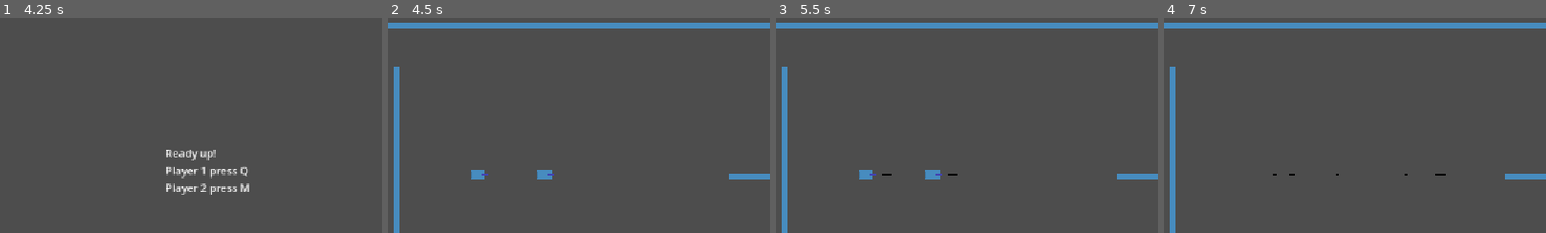
Above: before the commit, frames 1-4 (left to right).
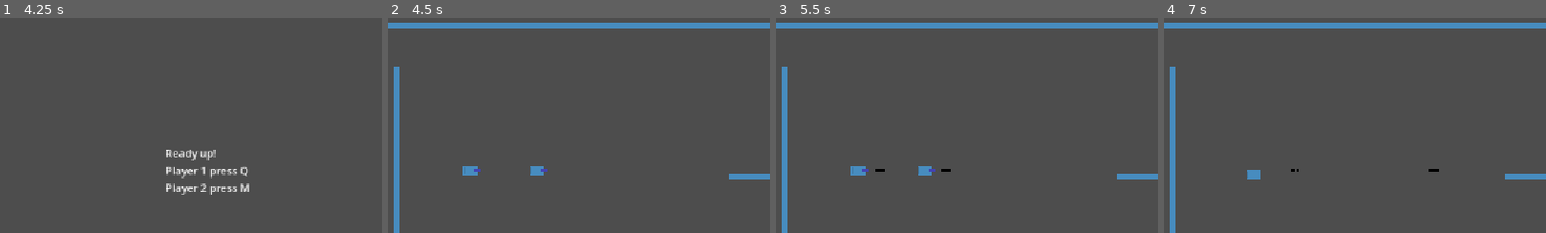
Above: after the commit, the same moments.

Repository: JoeyGiordano/TankTrouble2
Game: Godot game, scene res://game_container/game_container.tscn
Same seed, same stepped clock (60 frames per second), same inputs: the game is played once before the commit and once after it. The engine's default icon, where the game draws it, is replaced by a stand-in: a white triangle on a blue panel in a dark square.
Inputs:
- Up to frame 1 (4.25 s): click "[CutSceneOver]" at 0.5 s; click "Play" at 1.25 s; tap Q (tank1_shoot) at 2, 2.75, 3.5 s; hold 9 2.03-2.78 s; tap 4 at 2.3, 2.85, 3.8 s; tap 9 at 3.05 s; hold Q (tank1_shoot) from 3.53 s (still down)
- Up to frame 2 (4.5 s): release Q (tank1_shoot) at 4.28 s; tap M (tank2_shoot) at 4.35 s
- Up to frame 3 (5.5 s): tap 9 at 4.55 s; tap Enter at 5 s; hold 9 from 5.03 s (still down); tap 4 at 5.3 s
- Up to frame 4 (7 s): tap ' (DEBUG_COMMAND, bound only after the commit) at 5.65 s; release 9 at 5.78 s; tap 4 at 5.85, 6.8 s; tap 9 at 6.05 s; tap Space at 6.5 s; hold 9 from 6.53 s (still down)
The pictures show only the part of the screen within x 11-61%, y 0-50%; the shares and areas given below are measured in that part.

Frame 1 is identical in both runs. In frame 2, 0.5% of the frame differs, in the area x 19-44%, y 68-76%; in frame 3, 0.6%, in the area x 19-48%, y 68-76%; in frame 4, 0.3%.

Commit message:
Take like10 million

Diff:
--- a/game/gun/default_gun/default_gun.tscn
+++ /dev/null
@@ -1,18 +0,0 @@
-[gd_scene load_steps=3 format=3 uid="uid://cj5vegfgtuubx"]
-
-[ext_resource type="Script" uid="uid://cgubog5r5kaxx" path="res://game/gun/default_gun/default_gun.gd" id="1_eti07"]
-[ext_resource type="Texture2D" uid="uid://dxe5rsvu84bgc" path="res://icon.svg" id="2_y57g7"]
-
-[node name="DefaultGun" type="Node2D"]
-script = ExtResource("1_eti07")
-
-[node name="BarrelSprite" type="Sprite2D" parent="."]
-modulate = Color(0.942703, 0.481239, 0.933172, 1)
-position = Vector2(10.875, -4.47035e-08)
-scale = Vector2(10.25, 4)
-texture = ExtResource("2_y57g7")
-region_enabled = true
-region_rect = Rect2(63, 68, 1, 1)
-
-[node name="Guntip" type="Node2D" parent="."]
-position = Vector2(19, 0)
--- a/game/gun/do_nothing_gun.tscn
+++ /dev/null
@@ -1,6 +0,0 @@
-[gd_scene load_steps=2 format=3 uid="uid://cxfgg320kh365"]
-
-[ext_resource type="Script" uid="uid://bw3jcydc42psk" path="res://game/gun/gun.gd" id="1_m063o"]
-
-[node name="DoNothingGun" type="Node2D"]
-script = ExtResource("1_m063o")
--- a/game/gun/gun.gd
+++ /dev/null
@@ -1,20 +0,0 @@
-extends Node2D
-class_name Gun
-
-
-func shoot() :
-	#should be overridden by child class
-	#print("shot fired")
-	pass
-
-func forward() -> Vector2 :
-	return transform.x
-
-func backward() -> Vector2 :
-	return -transform.x
-
-func left() -> Vector2 :
-	return -transform.y
-
-func right() -> Vector2 :
-	return transform.y
--- a/game/tank/gun_holder.gd
+++ /dev/null
@@ -1,30 +0,0 @@
-extends Node2D
-class_name GunHolder
-
-@onready var tank : Tank = get_parent().get_parent()
-
-@onready var do_nothing_gun : PackedScene = preload("res://game/gun/do_nothing_gun.tscn")
-@onready var default_gun : PackedScene = preload("res://game/gun/default_gun/default_gun.tscn")
-
-@onready var gun_dict = {
-	"do_nothing" : do_nothing_gun,
-	"default" : default_gun
-}
-
-func switch_to_gun(gun_scene_name : String) :
-	#switch to a scene with the name scene_name
-	var gun_scene : PackedScene = get_gun_scene(gun_scene_name)
-	get_current_gun().queue_free()
-	var g : Gun = gun_scene.instantiate()
-	add_child(g)
-	tank.collision_polygon.set_polygon_by_gun_name(gun_scene_name)
-
-func get_gun_scene(gun_scene_name : String) -> PackedScene:
-	#return the PackedScene with the name scene_name, or return a random stage
-	if !gun_dict.has(gun_scene_name) :
-		print("Scene " + gun_scene_name + " is not in scene dict.")
-		return do_nothing_gun
-	return gun_dict[gun_scene_name]
-
-func get_current_gun() -> Gun :
-	return get_child(0)
--- a/game/gun/default_gun/default_gun.gd
+++ b/game/tank/loadouts/basic/basic_tankloadout.gd
@@ -1,7 +1,7 @@
-extends Gun
-class_name DefaultGun
+extends TankLoadout
+class_name BasicTankLoadout
 
-@onready var guntip : Node2D = $Guntip
+@onready var guntip = $Guntip
 
 var max_bullets : int = 5
 var bullets : Array[DefaultBullet] = []
@@ -13,7 +13,7 @@
 	update_bullets()
 	if bullets.size() == max_bullets : return
 
-	var b = DefaultBullet.instantiate(guntip.global_position, 100, forward(), 7)
+	var b = DefaultBullet.instantiate(guntip.global_position, 100, tank_rigidbody.forward(), 7)
 	bullets.append(b)
 	#play shoot sound and anim
 
--- /dev/null
+++ b/game/tank/loadouts/basic/basic_tankloadout.tscn
@@ -0,0 +1,33 @@
+[gd_scene load_steps=3 format=3 uid="uid://2su3htx11obo"]
+
+[ext_resource type="Texture2D" uid="uid://dxe5rsvu84bgc" path="res://icon.svg" id="1_sioxr"]
+[ext_resource type="Script" uid="uid://cevvdvskheoas" path="res://game/tank/loadouts/basic/basic_tankloadout.gd" id="1_vab7l"]
+
+[node name="BasicTankloadout" type="CollisionPolygon2D"]
+polygon = PackedVector2Array(-11, -7, 11, -7, 11, -2, 16, -2, 16, 2, 11, 2, 11, 7, -11, 7)
+script = ExtResource("1_vab7l")
+
+[node name="BodySprite" type="Sprite2D" parent="."]
+scale = Vector2(22, 14)
+texture = ExtResource("1_sioxr")
+region_enabled = true
+region_rect = Rect2(63, 68, 1, 1)
+
+[node name="BackIcon" type="Sprite2D" parent="."]
+modulate = Color(0.858218, 0.858218, 0.858218, 1)
+position = Vector2(-9.25, 0.25)
+scale = Vector2(2.5, 9.5)
+texture = ExtResource("1_sioxr")
+region_enabled = true
+region_rect = Rect2(63, 68, 1, 1)
+
+[node name="BarrelSprite" type="Sprite2D" parent="."]
+modulate = Color(0.942703, 0.481239, 0.933172, 1)
+position = Vector2(10.875, -4.47035e-08)
+scale = Vector2(10.25, 4)
+texture = ExtResource("1_sioxr")
+region_enabled = true
+region_rect = Rect2(63, 68, 1, 1)
+
+[node name="Guntip" type="Node2D" parent="."]
+position = Vector2(20, 0)
--- /dev/null
+++ b/game/tank/loadouts/empty_tankloadout.tscn
@@ -0,0 +1,22 @@
+[gd_scene load_steps=3 format=3 uid="uid://b5mo3dhrqjo2c"]
+
+[ext_resource type="Script" uid="uid://bookqmunfj674" path="res://game/tank/loadouts/tank_loadout.gd" id="1_1t7y6"]
+[ext_resource type="Texture2D" uid="uid://dxe5rsvu84bgc" path="res://icon.svg" id="1_iwq2m"]
+
+[node name="EmptyTankloadout" type="CollisionPolygon2D"]
+polygon = PackedVector2Array(-11, -7, 11, -7, 11, 7, -11, 7)
+script = ExtResource("1_1t7y6")
+
+[node name="BodySprite" type="Sprite2D" parent="."]
+scale = Vector2(22, 14)
+texture = ExtResource("1_iwq2m")
+region_enabled = true
+region_rect = Rect2(63, 68, 1, 1)
+
+[node name="BackIcon" type="Sprite2D" parent="."]
+modulate = Color(0.858218, 0.858218, 0.858218, 1)
+position = Vector2(-9.25, 0.25)
+scale = Vector2(2.5, 9.5)
+texture = ExtResource("1_iwq2m")
+region_enabled = true
+region_rect = Rect2(63, 68, 1, 1)
--- /dev/null
+++ b/game/tank/loadouts/tank_loadout.gd
@@ -0,0 +1,35 @@
+extends CollisionPolygon2D
+class_name TankLoadout
+
+static var empty : PackedScene = preload("res://game/tank/loadouts/empty_tankloadout.tscn")
+static var default : PackedScene = preload("res://game/tank/loadouts/basic/basic_tankloadout.tscn")
+
+enum Type {
+	EMPTY,
+	BASIC
+}
+
+@onready var tank_rigidbody : TankRigidbody = get_parent()
+
+func shoot() :
+	#should be overridden by child class
+	#print("shot fired")
+	pass
+
+func end_shoot() :
+	#can be overridden by child class
+	#print("shoot button lifted")
+	pass
+
+static func instantiate(parent : RigidBody2D, type : Type) -> TankLoadout :
+	#should be overriden by child class
+	var tl : TankLoadout
+	match type :
+		Type.EMPTY :
+			tl = empty.instantiate()
+		Type.BASIC :
+			tl = default.instantiate()
+		_ :
+			tl = default.instantiate()
+	parent.add_child(tl)
+	return tl
--- a/game/tank/rigidbody/tank_rigidbody.gd
+++ b/game/tank/rigidbody/tank_rigidbody.gd
@@ -26,6 +26,24 @@
 	else :
 		angular_velocity = 0
 
+## Loadout Management
+
+func get_loadout() -> TankLoadout :
+	return get_child(0)
+
+func replace_loadout(type : TankLoadout.Type) :
+	#using call_deferred ensures that _replace_loadout is not called during a physics frame, loadouts are collsion objects and switching a rigidbody's collision object mid physics update can be bad
+	print("hehrsssxxxx")
+	call_deferred("_replace_loadout", type)
+
+func _replace_loadout(type : TankLoadout.Type) :
+	print("hehrsss")
+	#destroy the old tank loadout
+	get_child(0).queue_free()
+	remove_child(get_child(0))
+	#create a new tank loadout as a child of this node
+	TankLoadout.instantiate(self, type)
+
 ## Resource
 
 func teleport_to(new_global_position : Vector2) :
--- a/game/tank/tank.gd
+++ b/game/tank/tank.gd
@@ -5,8 +5,6 @@
 
 var stats #TODO
 @onready var tank_rigidbody : TankRigidbody = $TankRigidbody
-@onready var gun_holder : GunHolder = $TankRigidbody/GunHolder
-@onready var collision_polygon : TankCollisionPolygon = $TankRigidbody/TankCollisionPolygon
 static var tank_scene : PackedScene = preload("res://game/tank/tank.tscn")
 
 var collision_mask : int
@@ -19,20 +17,32 @@
 	collision_mask = tank_rigidbody.collision_mask #save the normal collision mask for later
 
 func _process(delta):
+	DEBUG_PROCESS()
 	get_movement_input()
+	#shoot logic
+	if Input.is_action_just_pressed(get_input_tag("_shoot")) :
+		shoot()
+	if Input.is_action_just_released(get_input_tag("_shoot")) :
+		end_shoot() #for loadouts where the release of the shoot hey also has an effect
 
 func _physics_process(delta):
 	if !input_locked :
 		tank_rigidbody.move_and_rotate()
-		#play movement anim, depending on what it is, it could go in its own node
-		if Input.is_action_just_pressed(get_input_tag("_shoot")) :
-			gun_holder.get_current_gun().shoot()
+
+func DEBUG_PROCESS() :
+	#place to put debug controls
+	if Input.is_action_just_pressed("DEBUG_COMMAND") : #for this if, you have to press 9 before debug command
+		if Input.is_key_pressed(KEY_9) :
+			change_loadout(TankLoadout.Type.EMPTY)
+		if Input.is_key_pressed(KEY_0) :
+			change_loadout(TankLoadout.Type.BASIC)
+
+## Misc Methods
 
 func begin_round(position : Vector2) :
 	#called at the beginning of every round
 	#all of the relevant bools should get set here
 	dead = false
-	gun_holder.switch_to_gun("default")
 	add_to_game(position)
 	unlock()
 
@@ -48,6 +58,16 @@
 	remove_from_game()
 	dead = true
 	GameManager.GM.tank_died()
+
+func shoot() :
+	tank_rigidbody.get_loadout().shoot()
+
+func end_shoot() :
+	tank_rigidbody.get_loadout().end_shoot()
+
+func change_loadout(type : TankLoadout.Type) :
+	tank_rigidbody.replace_loadout(type)
+
 
 #INPUT
 
@@ -81,7 +101,7 @@
 
 func remove_from_game() :
 	tank_rigidbody.hide()
-	tank_rigidbody.teleport_to(Vector2(10000 …(317 unchanged characters)…
+	#tank_rigidbody.teleport_to(Vector2(10000 …(317 unchanged characters)…
 
 func add_to_game(position : Vector2) :
 	tank_rigidbody.position = position
--- a/game/tank/tank.tscn
+++ b/game/tank/tank.tscn
@@ -1,11 +1,8 @@
-[gd_scene load_steps=8 format=3 uid="uid://ddq1u3wwk2bwj"]
+[gd_scene load_steps=5 format=3 uid="uid://ddq1u3wwk2bwj"]
 
 [ext_resource type="Script" uid="uid://b2q2mhktsf8jw" path="res://game/tank/tank.gd" id="1_77ink"]
-[ext_resource type="Texture2D" uid="uid://dxe5rsvu84bgc" path="res://icon.svg" id="2_1ealj"]
 [ext_resource type="Script" uid="uid://bxduchl0yk352" path="res://game/tank/rigidbody/tank_rigidbody.gd" id="2_2mifv"]
-[ext_resource type="Script" uid="uid://cvhwo47qx3ekq" path="res://game/tank/tank_collision_polygon.gd" id="3_fa0tr"]
-[ext_resource type="Script" uid="uid://bpfhkfvwrtgli" path="res://game/tank/gun_holder.gd" id="4_tldmv"]
-[ext_resource type="PackedScene" uid="uid://cj5vegfgtuubx" path="res://game/gun/default_gun/default_gun.tscn" id="5_tldmv"]
+[ext_resource type="PackedScene" uid="uid://2su3htx11obo" path="res://game/tank/loadouts/basic/basic_tankloadout.tscn" id="3_ilbjp"]
 
 [sub_resource type="PhysicsMaterial" id="PhysicsMaterial_p4mbc"]
 friction = 0.5
@@ -19,35 +16,5 @@
 gravity_scale = 0.0
 script = ExtResource("2_2mifv")
 
-[node name="TankCollisionPolygon" type="CollisionPolygon2D" parent="TankRigidbody"]
-polygon = PackedVector2Array(11, -7, 11, 7, -11, 7, -11, -7)
-script = ExtResource("3_fa0tr")
-
-[node name="rect" type="Polygon2D" parent="TankRigidbody/TankCollisionPolygon"]
-color = Color(1, 1, 1, 0)
-polygon = PackedVector2Array(11, -7, 11, 7, -11, 7, -11, -7)
-
-[node name="default" type="Polygon2D" parent="TankRigidbody/TankCollisionPolygon"]
-color = Color(1, 1, 1, 0)
-polygon = PackedVector2Array(11, -7, 11, -2, 16, -2, 16, 2, 11, 2, 11, 7, -11, 7, -11, -7)
-
-[node name="Visuals" type="Node2D" parent="TankRigidbody"]
-
-[node name="BodySprite" type="Sprite2D" parent="TankRigidbody/Visuals"]
-scale = Vector2(22, 14)
-texture = ExtResource("2_1ealj")
-region_enabled = true
-region_rect = Rect2(63, 68, 1, 1)
-
-[node name="BackIcon" type="Sprite2D" parent="TankRigidbody/Visuals"]
-modulate = Color(0.858218, 0.858218, 0.858218, 1)
-position = Vector2(-9.25, 0.25)
-scale = Vector2(2.5, 9.5)
-texture = ExtResource("2_1ealj")
-region_enabled = true
-region_rect = Rect2(63, 68, 1, 1)
-
-[node name="GunHolder" type="Node2D" parent="TankRigidbody"]
-script = ExtResource("4_tldmv")
-
-[node name="DefaultGun" parent="TankRigidbody/GunHolder" instance=ExtResource("5_tldmv")]
+[node name="BasicTankloadout" parent="TankRigidbody" instance=ExtResource("3_ilbjp")]
+position = Vector2(-11.07, -6.2844)
--- a/game/tank/tank_collision_polygon.gd
+++ /dev/null
@@ -1,18 +0,0 @@
-extends CollisionPolygon2D
-class_name TankCollisionPolygon
-
-func set_polygon_by_gun_name(gun_name : String) :
-	match gun_name :
-		"do_nothing" : set_polygon_("rect")
-		"default" : set_polygon_("default")
-		_ :
-			print("unrecognized gun name")
-			set_polygon_("rect")
-
-func set_polygon_(polygon_name : String) :
-	var p : Polygon2D
-	for i in get_child_count():
-		if get_child(i).name == polygon_name :
-			polygon = get_child(i).polygon
-			return
-	print("unrecognized polygon name")
--- a/project.godot
+++ b/project.godot
@@ -82,6 +82,11 @@
 "events": [Object(InputEventKey,"resource_local_to_scene":false,"resource_name":"","device":-1,"window_id":0,"alt_press …(192 unchanged characters)…
 ]
 }
+DEBUG_COMMAND={
+"deadzone": 0.2,
+"events": [Object(InputEventKey,"resource_local_to_scene":false,"resource_name":"","device":-1,"window_id":0,"alt_pressed":false,"shift_pressed":false,"ctrl_pressed":false,"meta_pressed":false,"pressed":false,"keycode":0,"physical_keycode":39,"key_label":0,"unicode":39,"location":0,"echo":false,"script":null)
+]
+}
 
 [rendering]
 
Not shown, removed: game/gun/default_gun/default_gun.gd.uid
Not shown, removed: game/gun/gun.gd.uid
Not shown, removed: game/tank/gun_holder.gd.uid
Not shown, added: game/tank/loadouts/basic/basic_tankloadout.gd.uid
Not shown, added: game/tank/loadouts/tank_loadout.gd.uid
Not shown, removed: game/tank/tank_collision_polygon.gd.uid
